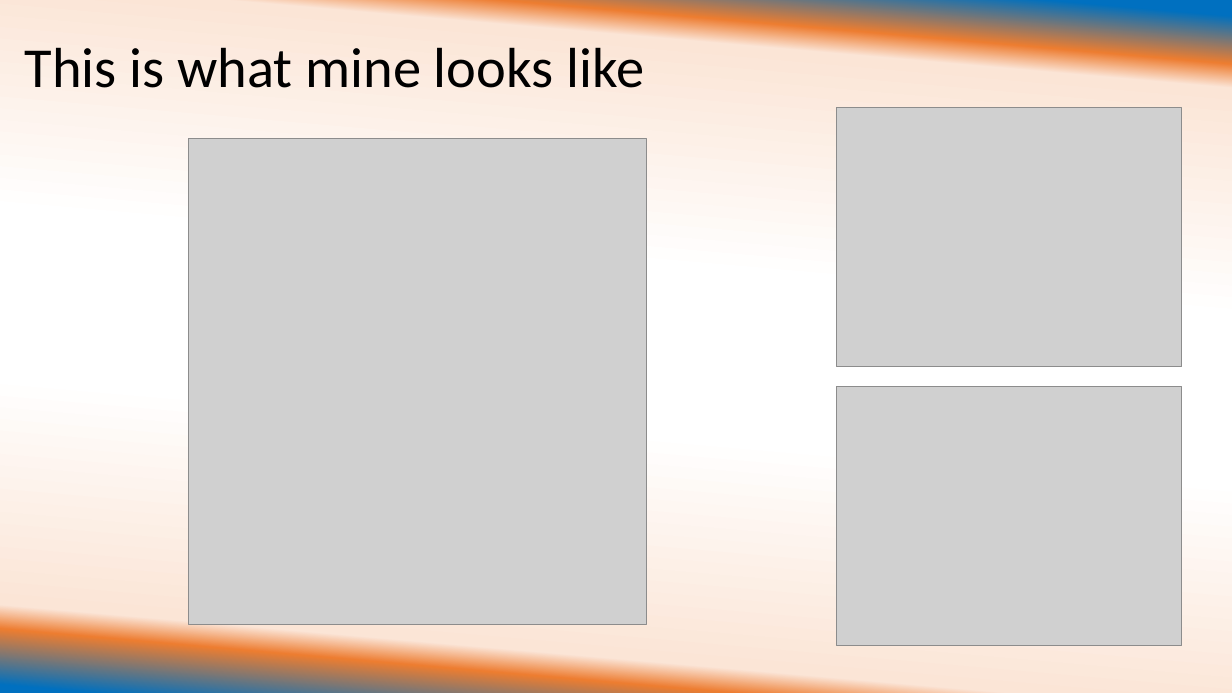
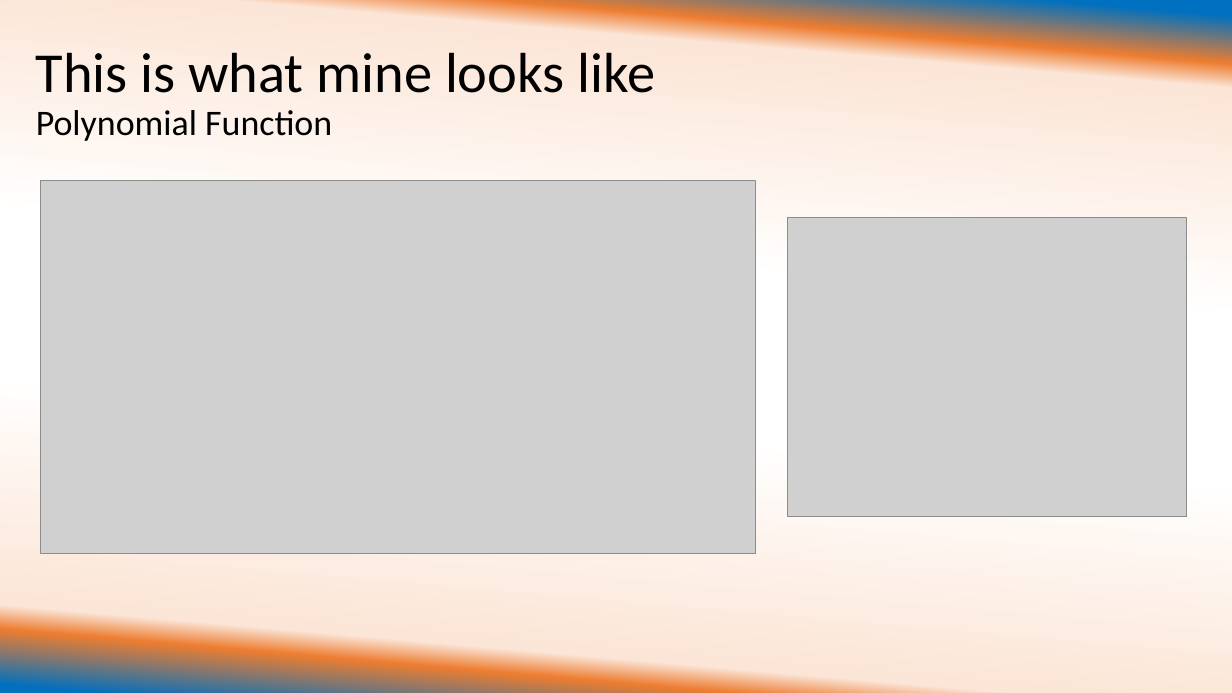
Before and after one commit to ehuemill/Intro-to-Matlab, a slide deck: slide 5 of Day 2 of Crash Course/University of Illinois REU Introduction to Matlab Day 2 with examples.pptx. Drawn at 1232x693 pixels with LibreOffice and Linux fonts; fonts in the diff are those of the drawing; grey boxes stand for pictures. Boxes give left, top, right and bottom in pixels: in the first picture for what was removed or moved away, otherwise in the second. Text is boxed around its words. In the diff, an @@ line names an element or a change of style, - is before the commit and + after.

Commit message:
Added Plotting and Subplotting functions

```diff
--- a/Day 2 of Crash Course/University of Illinois REU Introduction to Matlab Day 2 with examples.pptx
+++ b/Day 2 of Crash Course/University of Illinois REU Introduction to Matlab Day 2 with examples.pptx
@@ title at (36, 52, 656, 141): text changed @@
-This is what mine looks like
+This is what mine looks like
+Polynomial Function
@@ picture removed at (836, 107, 1182, 367) @@
@@ picture: place and size @@
-picture at (189, 139, 647, 625)
+picture at (41, 180, 756, 554)
@@ picture added at (788, 217, 1188, 517) @@
@@ picture removed at (836, 386, 1182, 646) @@
```
Also in this commit, not shown: 4 other slides changed, 4 slides added.
